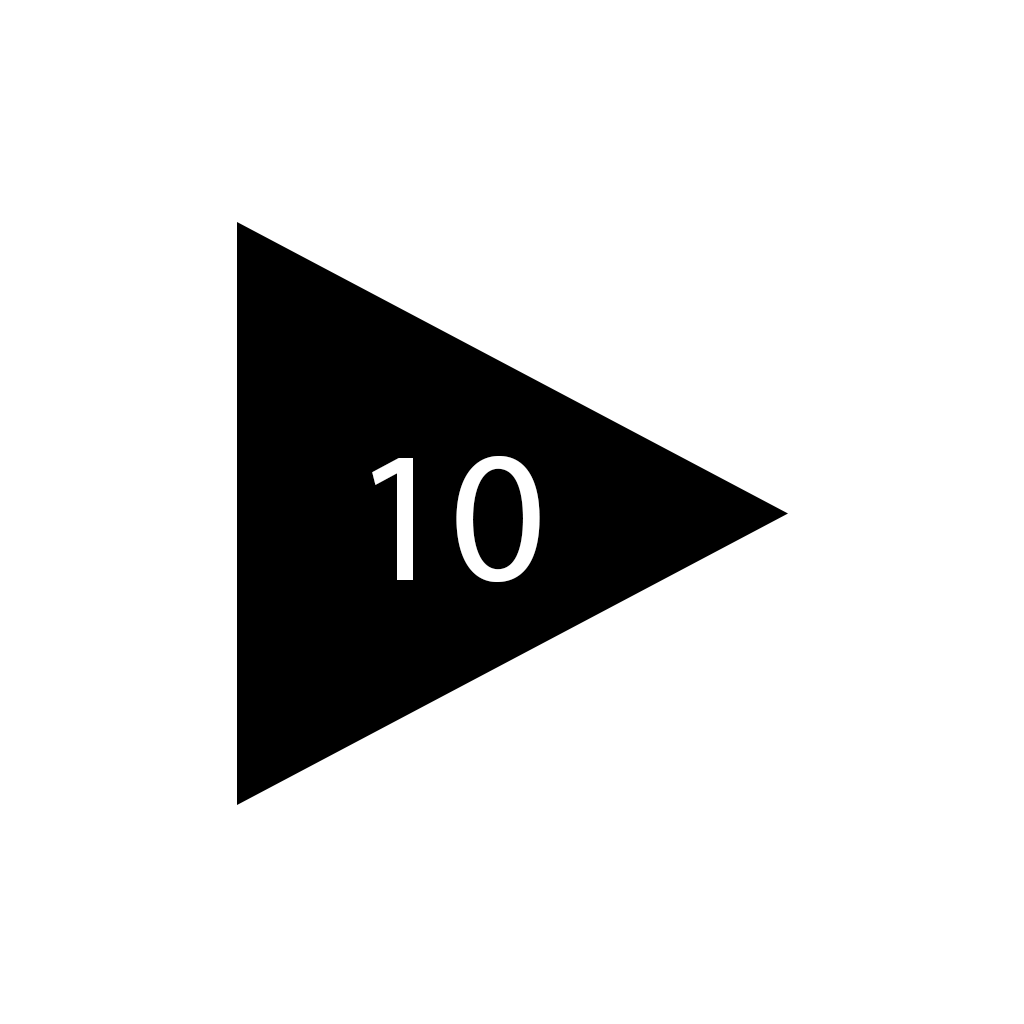
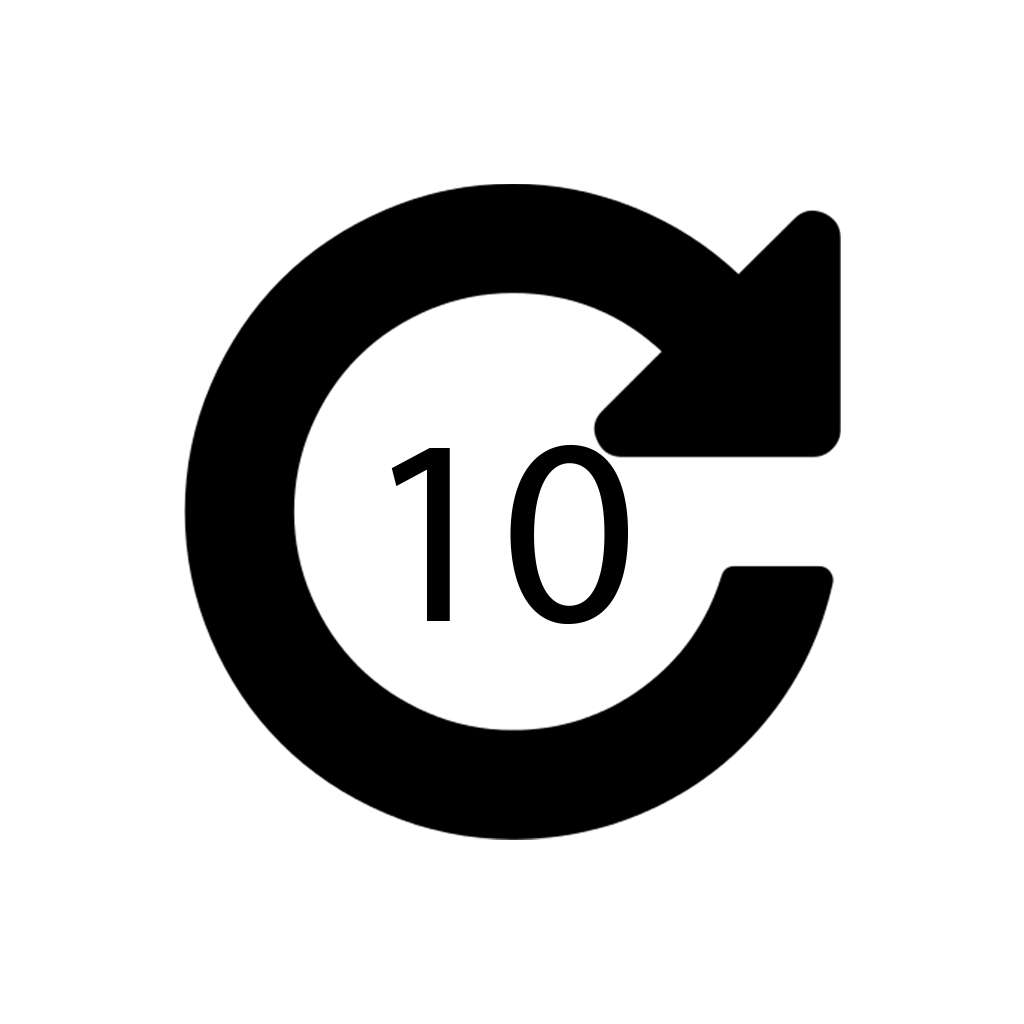
The second 1024 x 1024 image is a revision of the first. Changes to its layers:
moved "10" above "512px-Repeat_font_awesome.svg", painted on it over [372, 444, 628, 625]
removed layer "Polygon 1" over [237, 222, 788, 805]
added layer "512px-Repeat_font_awesome.svg" above "Preview - DO NOT PUBLISH!" over [184, 184, 841, 840]
